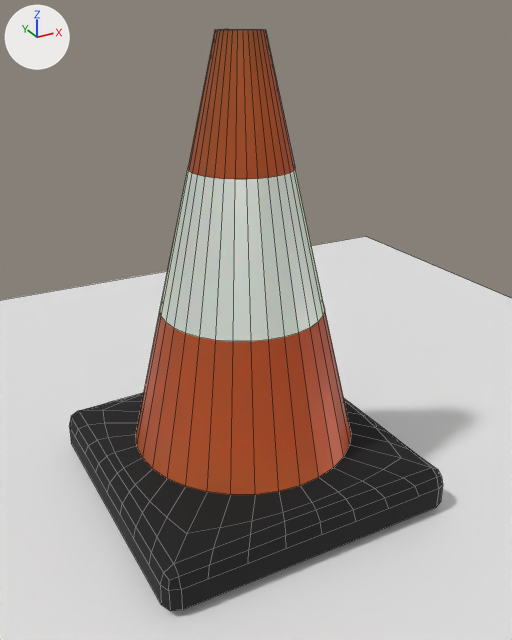
The Blender file assets_sources/models/traffic_cone.blend: old version first, new version second.
Before and after are seen from a 50 mm lens placed at (-0.457, -0.874, 0.531), pointed at (0.005, -0.032, 0.11). Lighting does not change. The marker at upper left points along +X, +Y and +Z. Mesh edges are drawn as thin lines.
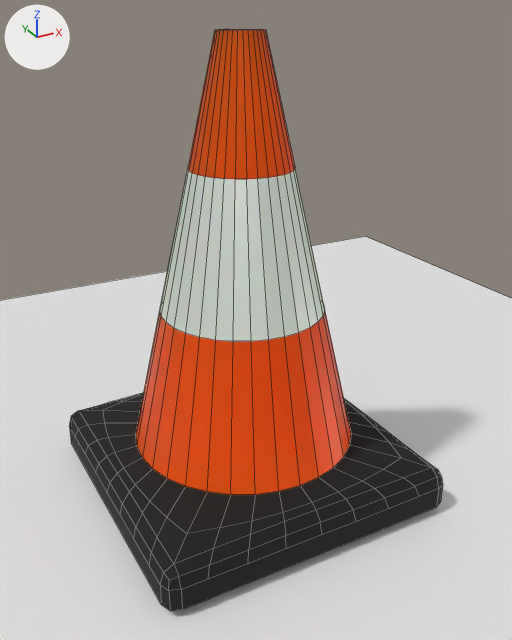
Commit message: Fix material on traffic cone body so it displays correctly in Godot

Where the change shows, as pixel boxes (x1, y1, x2, y2) in the pictures (512 x 640 px):
```json
{"object": "Cone", "change": "recoloured", "before": [133, 29, 353, 497], "after": [133, 29, 353, 497], "on screen": "brown to orange"}
```

Scene script edits in JSON lines:
```json
{"block": "mat_orange_plastic", "where": "n1 = _N.new('ShaderNodeBsdfPrincipled'); n1.name = 'Principled BSDF'"}
{"op": "add", "block": "mat_orange_plastic", "code": "n1.inputs[0].default_value = (0.799, 0.0782, 0.00802, 1.0)  # 'Base Color', orange #e74f16"}
{"op": "remove", "block": "mat_orange_plastic", "code": "n2 = _N.new('ShaderNodeRGB'); n2.name = 'RGB'"}
{"op": "remove", "block": "mat_orange_plastic", "code": "n2.outputs[0].default_value = (0.434, 0.0842, 0.0294, 1.0)  # 'Color', brown #b05230"}
{"op": "remove", "block": "mat_orange_plastic", "code": "n3 = _N.new('ShaderNodeMix'); n3.name = 'Mix'"}
{"op": "remove", "block": "mat_orange_plastic", "code": "n3.data_type = 'RGBA'"}
{"op": "remove", "block": "mat_orange_plastic", "code": "n3.inputs[0].default_value = 1.0  # 'Factor'"}
{"op": "remove", "block": "mat_orange_plastic", "code": "_L.new(n2.outputs[0], n3.inputs[6])  # 'Color' to 'A'"}
{"op": "remove", "block": "mat_orange_plastic", "code": "_L.new(n2.outputs[0], n3.inputs[7])  # 'Color' to 'B'"}
{"op": "remove", "block": "mat_orange_plastic", "code": "_L.new(n3.outputs[2], n1.inputs[0])  # 'Result' to 'Base Color'"}
```
